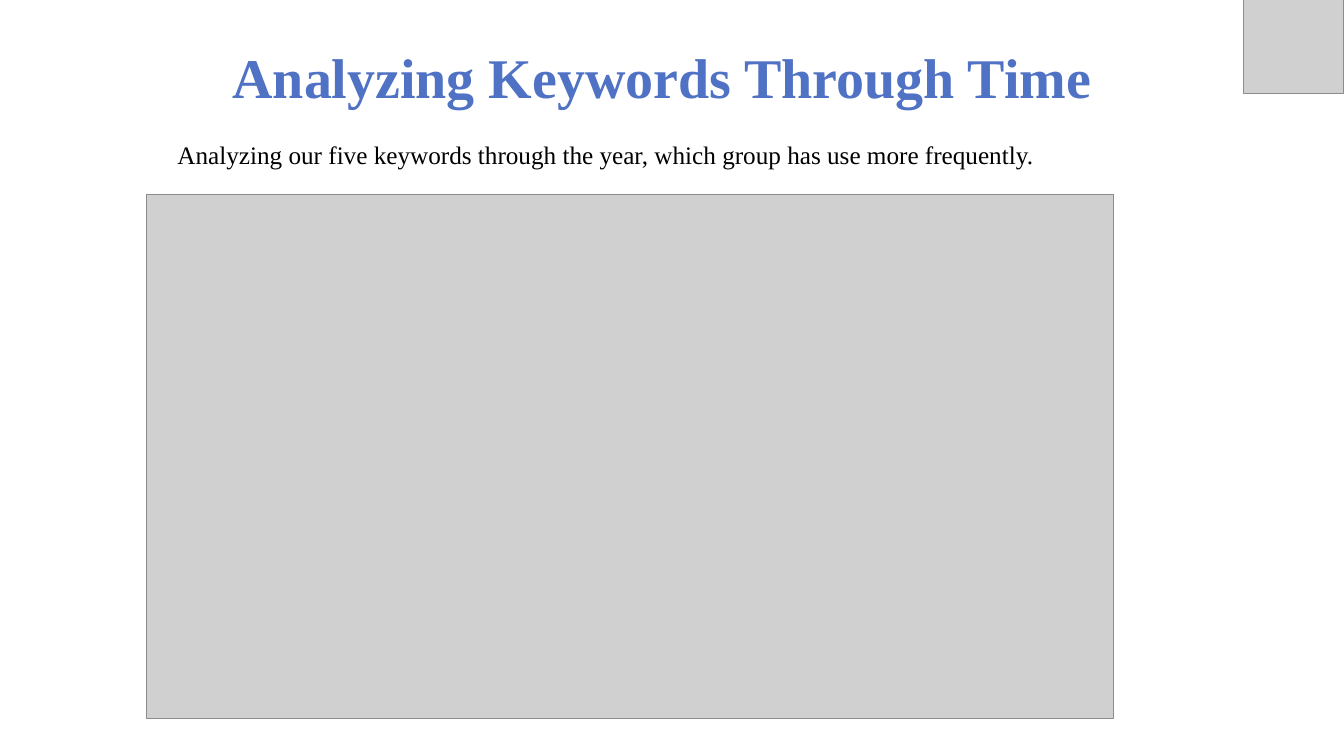
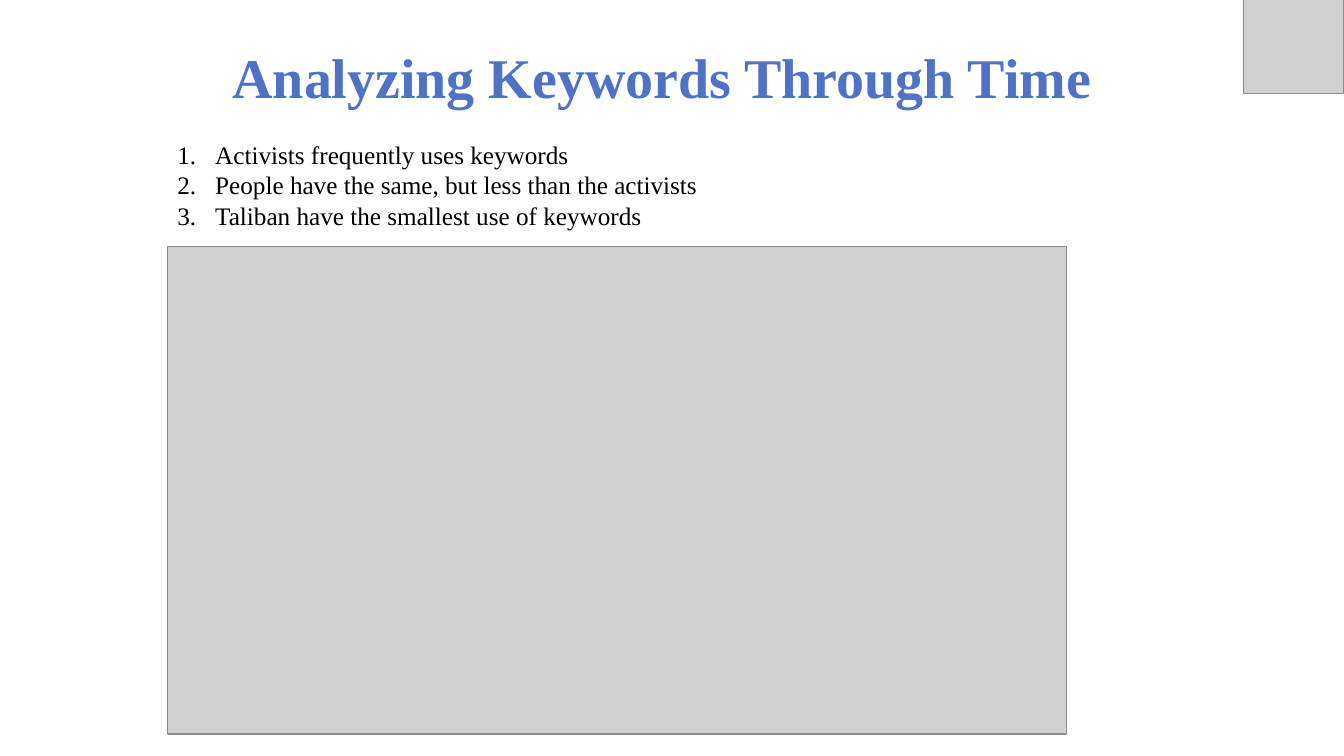
Before and after one commit to Saboor-Hamedi/Master-Thesis, a slide deck: slide 26 of thesis presentation/Thesis Presetation.pptx. Drawn at 1344x756 pixels with LibreOffice and Linux fonts; fonts in the diff are those of the drawing; grey boxes stand for pictures; background and template pictures are left out. Boxes give left, top, right and bottom in pixels: in the first picture for what was removed or moved away, otherwise in the second. Text is boxed around its words. In the diff, an @@ line names an element or a change of style, - is before the commit and + after.

```diff
--- a/thesis presentation/Thesis Presetation.pptx
+++ b/thesis presentation/Thesis Presetation.pptx
@@ text at <box>215,146,697,231</box>: text changed @@
-Analyzing our five keywords through the year, which group has use more frequently.
+1. Activists frequently uses keywords
+2. People have the same, but less than the activists
+3. Taliban have the smallest use of keywords
@@ picture: place and size @@
-picture at <box>147,195,1114,719</box>
+picture at <box>167,246,1067,734</box>
```
Also in this commit, not shown: 4 other slides changed, 4 other files.
